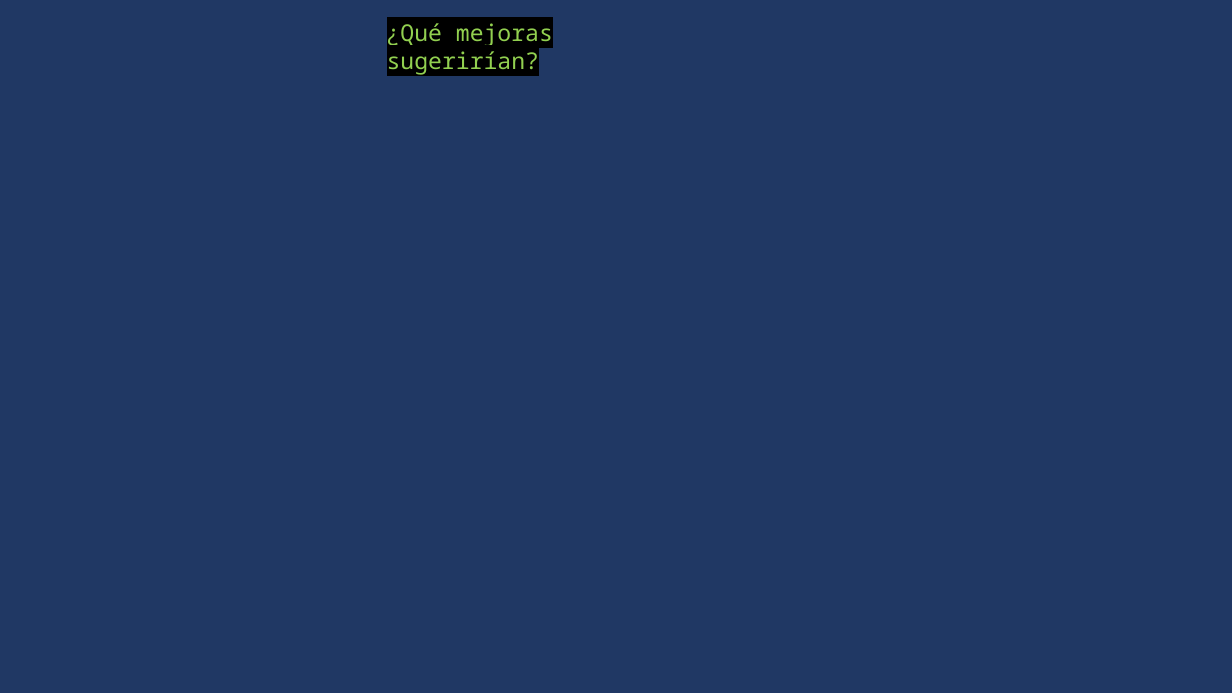
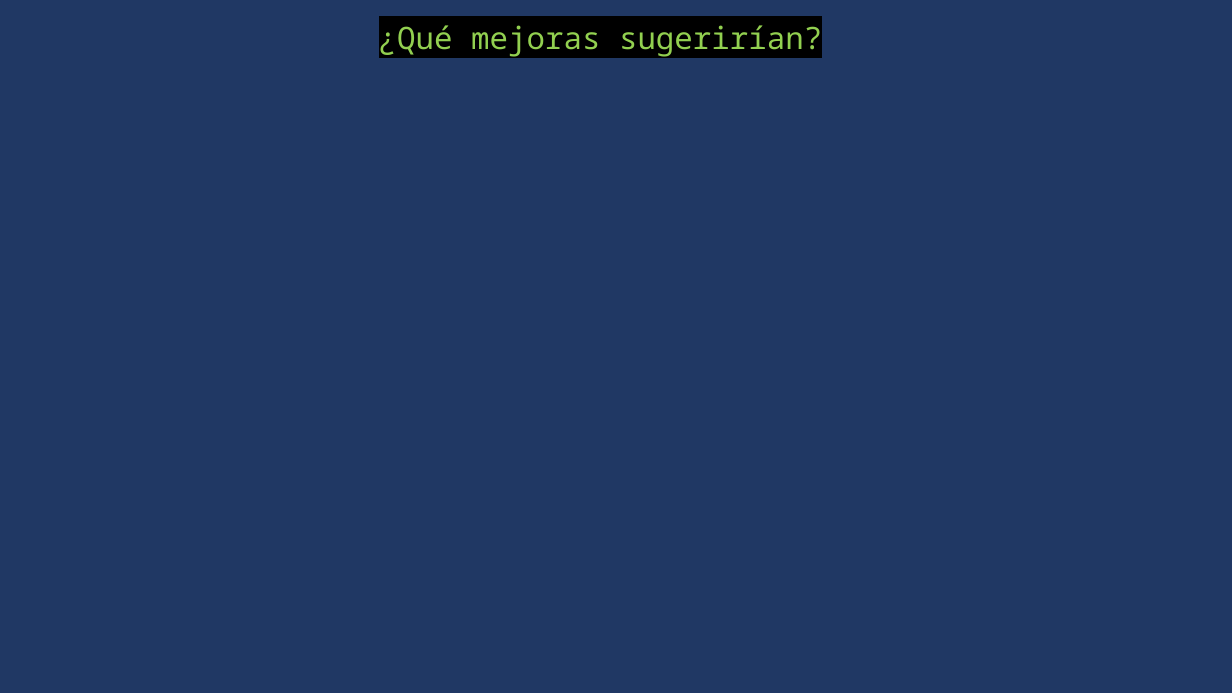
Before and after one commit to Ariel-GonzAguer/clubCodigo-Community, a slide deck: slide 35 of Código_Club_eventoInaugural-Presentación_PPT.pptx. Drawn at 1232x693 pixels with LibreOffice and Linux fonts; fonts in the diff are those of the drawing; background and template pictures are left out. Boxes give left, top, right and bottom in pixels: in the first picture for what was removed or moved away, otherwise in the second. Text is boxed around its words. In the diff, an @@ line names an element or a change of style, - is before the commit and + after.

```diff
--- a/Código_Club_eventoInaugural-Presentación_PPT.pptx
+++ b/Código_Club_eventoInaugural-Presentación_PPT.pptx
@@ text "¿Qué mejoras sugerirían?": place and size @@
-text "¿Qué mejoras sugerirían?" at [387,23,553,75]
+text "¿Qué mejoras sugerirían?" at [379,25,822,57]
@@ text "¿Qué mejoras sugerirían?" at [379,25,822,57]: size 18 to 24 pt @@
```
Also in this commit, not shown: 7 other slides changed, 5 slides added, 2 slides removed, 2 other files.
